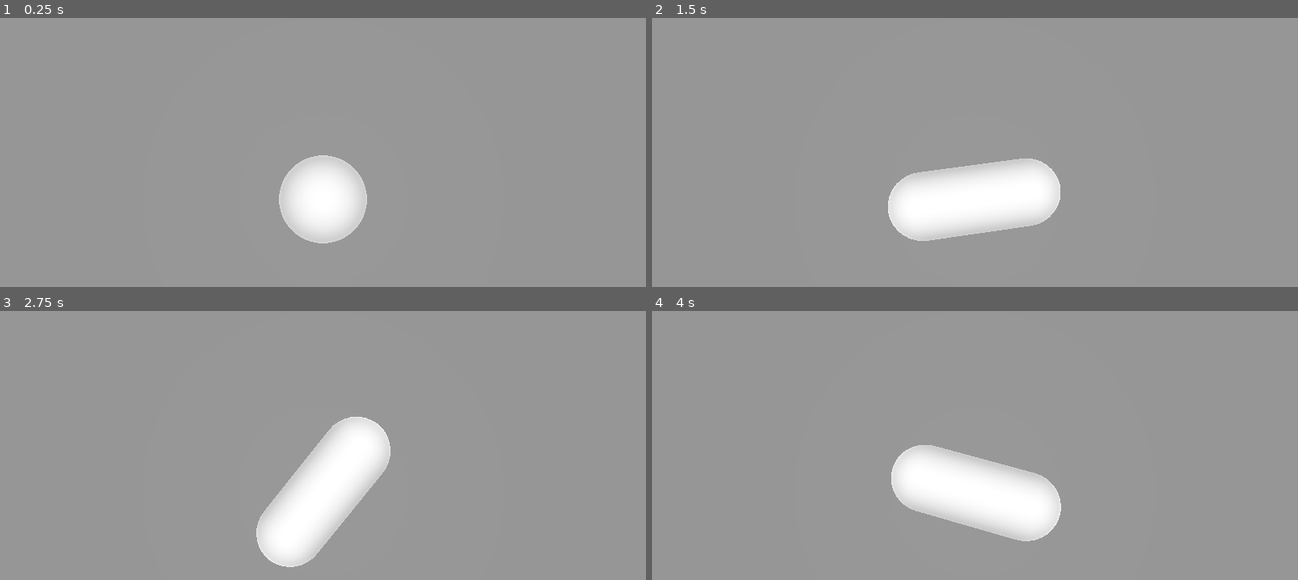
Above: before the commit, frames 1-4 (two rows, left to right).
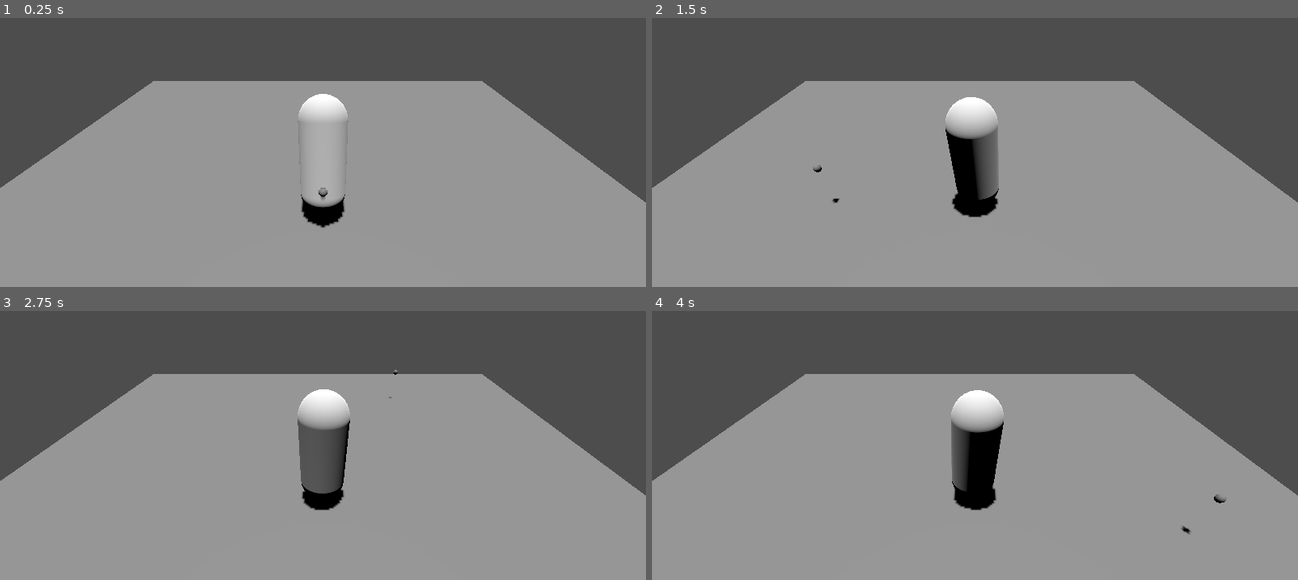
Above: after the commit, the same moments.

Repository: Mike-wrm/3D-scratchpad
Game: Godot game, scene res://main.tscn
Same seed, same stepped clock (60 frames per second), same inputs: the game is played once before the commit and once after it.
Inputs (mouse positions are in pixels of both pictures, inside the frame that each line leads up to):
- Up to frame 1 (0.25 s): no input
- Up to frame 2 (1.5 s): move the mouse to (1117, 182) at 0.52 s; tap Enter at 1.25 s; move the mouse to (845, 217) at 1.27 s
- Up to frame 3 (2.75 s): tap Space at 2 s; move the mouse to (387, 413) at 2.02 s
- Up to frame 4 (4 s): tap Enter at 2.75 s; move the mouse to (942, 563) at 2.77 s; tap Space at 3.5 s; move the mouse to (1168, 547) at 3.52 s

The runs differ from the first frame. In frame 1, 38% of the frame differs, in the area x 0-100%, y 0-84%; in frame 2, 42%, in the area x 0-100%, y 0-83%; in frame 3, 41%; in frame 4, 42%.

Commit message:
Player look partially working
The capsule player looks at the mouse, but it's a little off when the mouse is not a 90 or -90 degrees from the player. This only occurs when the camera is anything but a birds'-eye-view, so it may be an issue with camera transform or projection.

Diff:
--- a/main.gd
+++ b/main.gd
@@ -2,8 +2,30 @@
 
 @onready var camera:Camera3D = $Marker3D/Camera3D
 @onready var player:CharacterBody3D = $Player
+@onready var ball := $Ball
 
-func _physics_process(delta):
+func _process(delta):
+	const MOUSE_3D_HEIGHT:float = 10
 	var mouse_viewport:Vector2 = get_viewport().get_mouse_position()
-	var mouse_3d:Vector3 = camera.project_ray_normal(mouse_viewport)
+	var mouse_3d := viewport_to_3d(mouse_viewport)
+
+	mouse_3d[1] = MOUSE_3D_HEIGHT
+	ball.global_position = mouse_3d
 	player.look_target = mouse_3d
+
+# Converts a 2D point on the viewport to a 3D point in space via raycast collision with a physics body
+func viewport_to_3d(viewport_pos:Vector2) -> Vector3:
+	const MASK:int = 0xFFFFFFFF
+	const RAY_LEN_MARGIN:float = 0.2
+
+#	var ray_len:float = camera.global_position.length() * (1 + RAY_LEN_MARGIN)
+	var ray_len:float = 2000
+	var space_state = get_world_3d().direct_space_state
+	var ray_start:Vector3 = camera.project_ray_origin(viewport_pos)
+	var ray_end:Vector3 = ray_start + camera.project_ray_normal(viewport_pos) * ray_len
+	var raycast_query := PhysicsRayQueryParameters3D.create(ray_start, ray_end, MASK)
+	var raycast_result:Dictionary = space_state.intersect_ray(raycast_query)
+
+	if raycast_result.has("position"):
+		return raycast_result["position"]
+	return Vector3.ZERO
--- a/main.tscn
+++ b/main.tscn
@@ -8,6 +8,9 @@
 
 [sub_resource type="BoxMesh" id="BoxMesh_inlq6"]
 size = Vector3(100, 2, 100)
+
+[sub_resource type="CapsuleMesh" id="CapsuleMesh_pr0j8"]
+height = 1.0
 
 [node name="Main" type="Node3D"]
 script = ExtResource("1_e1oqq")
@@ -29,7 +32,13 @@
 [node name="Player" parent="." instance=ExtResource("1_w7iju")]
 
 [node name="Marker3D" type="Marker3D" parent="."]
-transform = Transform3D(1, 0, 0, 0, -4.37114e-08, 1, 0, -1, -4.37114e-08, 0, 32.7325, 0)
+transform = Transform3D(1, 0, 0, 0, 0.707107, 0.707107, 0, -0.707107, 0.707107, 0, 29.4198, 25.0141)
 gizmo_extents = 5.13
 
 [node name="Camera3D" type="Camera3D" parent="Marker3D"]
+
+[node name="Ball" type="CharacterBody3D" parent="."]
+
+[node name="MeshInstance3D" type="MeshInstance3D" parent="Ball"]
+mesh = SubResource("CapsuleMesh_pr0j8")
+skeleton = NodePath("")
--- a/player.tscn
+++ b/player.tscn
@@ -29,7 +29,7 @@
 shape = SubResource("CapsuleShape3D_4181s")
 
 [node name="RayCast3D" type="RayCast3D" parent="."]
-target_position = Vector3(30, 0, 0)
+target_position = Vector3(0, 0, -60)
 debug_shape_custom_color = Color(1, 0, 0, 1)
 debug_shape_thickness = 4
 
Not shown: 1 places in main.tscn that only renumber resources
